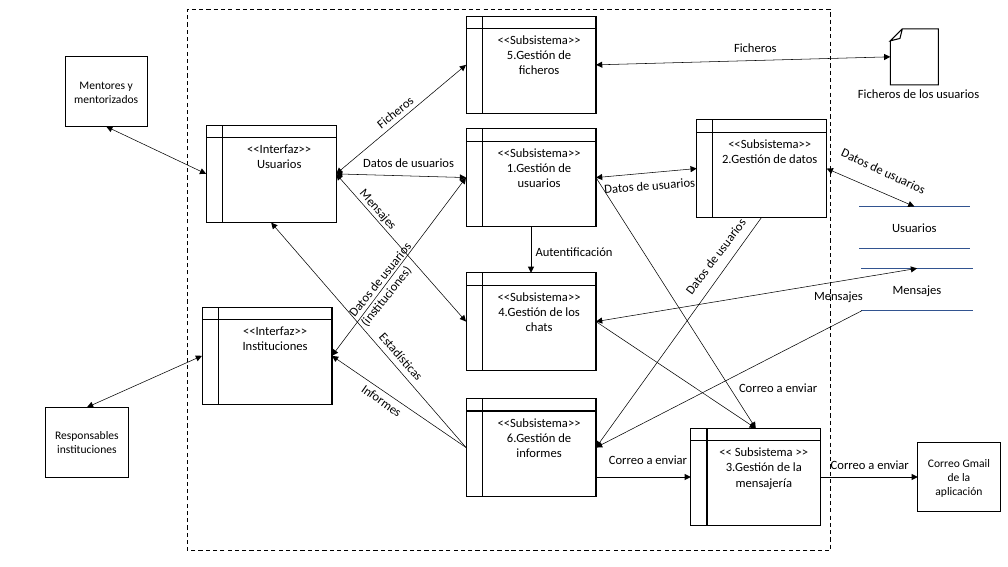
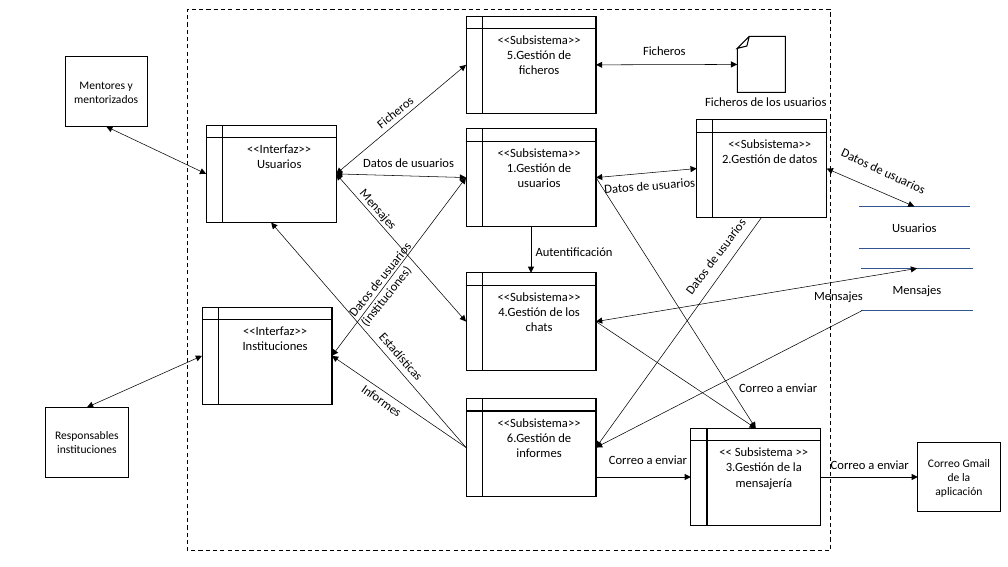
Before and after one commit to jacknieve/TFG, a slide deck: slide 5 of Diseños/aquitectura.pptx (slide 4 before the commit). Drawn at 1008x567 pixels with LibreOffice and Linux fonts; fonts in the diff are those of the drawing. Boxes give left, top, right and bottom in pixels: in the first picture for what was removed or moved away, otherwise in the second. Text is boxed around its words. In the diff, an @@ line names an element or a change of style, - is before the commit and + after.

Commit message:
Fin incremento ficheros, fin del desarrollo de momento, comienzo de la elaboración de la memoria.

```diff
--- a/Diseños/aquitectura.pptx
+++ b/Diseños/aquitectura.pptx
@@ text "Ficheros": place and size @@
-text "Ficheros" at bbox=[734, 43, 777, 52]
+text "Ficheros" at bbox=[643, 46, 686, 55]
@@ folded corner: place and size @@
-folded corner at bbox=[891, 29, 939, 85]
+folded corner at bbox=[737, 36, 786, 92]
@@ double arrow moved from (891, 57) - (596, 65) to (737, 64) - (596, 65) @@
@@ text "Ficheros de los usuarios": place and size @@
-text "Ficheros de los usuarios" at bbox=[858, 89, 979, 98]
+text "Ficheros de los usuarios" at bbox=[705, 97, 827, 106]
```
Also in this commit, not shown: 3 other slides changed, 2 slides added, 59 other files.
